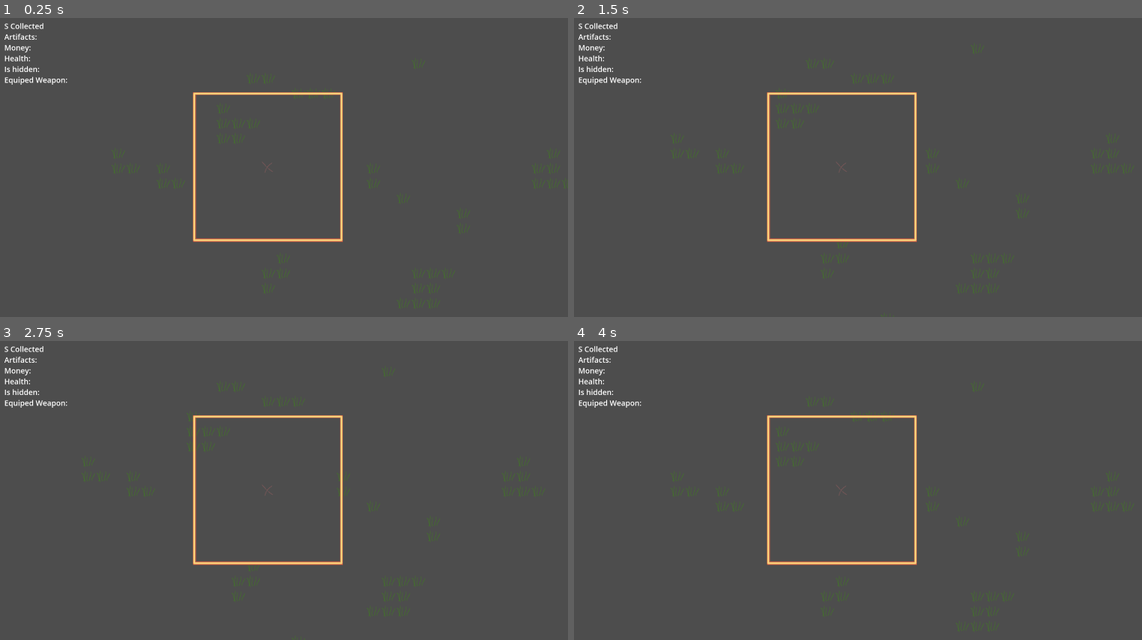
Above: before the commit, frames 1-4 (two rows, left to right).
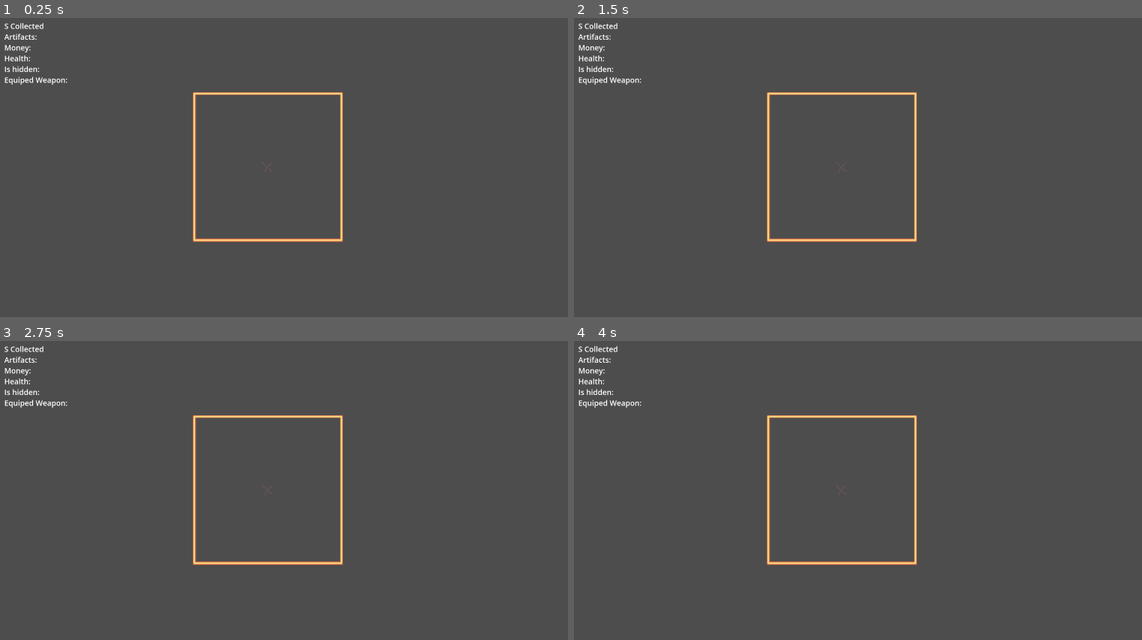
Above: after the commit, the same moments.

Repository: milomccarty99/ld-58
Game: Godot game, scene res://scenes/world.tscn
The game is run twice, just before and just after one commit, with the same random seed, the same clock (stepped at 60 frames per second) and the same inputs.
Inputs:
- Up to frame 1 (0.25 s): no input
- Up to frame 2 (1.5 s): tap Enter at 0.5 s; hold D (right) 0.53-1.28 s; tap Space at 1.25 s; hold S (down) from 1.28 s (still down)
- Up to frame 3 (2.75 s): tap Enter at 2 s; release S (down) at 2.03 s; hold D (right) from 2.03 s (still down)
- Up to frame 4 (4 s): tap Space at 2.75 s; release D (right) at 2.78 s; hold W (up) 2.78-3.53 s; tap Enter at 3.5 s; hold A (left) from 3.53 s (still down)

The runs differ from the first frame. In frame 1, 0.1% of the frame differs, in the area x 19-100%, y 14-97%; in frame 2, 0.1%, in the area x 17-99%, y 9-100%; in frame 3, 0.1%; in frame 4, 0.1%.

Commit message:
started room prefabs

Diff:
--- /dev/null
+++ b/scenes/level.gd
@@ -0,0 +1,9 @@
+extends Node2D
+
+# Boiler room :
+#	- two rooms in the center with boilers
+# 	- room made of boxes
+
+func _enter_tree() -> void:
+
+	pass
--- /dev/null
+++ b/scenes/room.gd
@@ -0,0 +1,14 @@
+extends Node2D
+
+var start = Vector2(0,0)
+var end = Vector2(10,10);
+@onready
+var tileMap = $"../../TileMapLayer"
+
+func _enter_tree()->void:
+
+	pass
+
+func _ready()->void:
+
+	pass
--- a/scenes/world.tscn
+++ b/scenes/world.tscn
@@ -1,8 +1,10 @@
-[gd_scene load_steps=10 format=3 uid="uid://xix7drsg6d8j"]
+[gd_scene load_steps=12 format=3 uid="uid://xix7drsg6d8j"]
 
 [ext_resource type="Script" uid="uid://cpguuti7aq1vi" path="res://scripts/player.gd" id="1_nnsk1"]
 [ext_resource type="Script" uid="uid://bvdv5e3gexbet" path="res://scripts/environment.gd" id="1_rwgxs"]
 [ext_resource type="Texture2D" uid="uid://bogtgqk2435pk" path="res://images/grass.png" id="2_71j4m"]
+[ext_resource type="Script" uid="uid://bjjcl8wm6mbu7" path="res://scenes/level.gd" id="2_i7141"]
+[ext_resource type="Script" uid="uid://jyw5eanxtj4p" path="res://scenes/room.gd" id="3_4mrxx"]
 [ext_resource type="Texture2D" uid="uid://vqf0qcrgc26j" path="res://images/enemny_notice.png" id="3_4wyf3"]
 [ext_resource type="Texture2D" uid="uid://cw47bufpkx0cn" path="res://images/player_x.png" id="4_k0juu"]
 
@@ -36,14 +38,19 @@
 script = ExtResource("1_rwgxs")
 
 [node name="BoilerRoom" type="Node2D" parent="Environment"]
+script = ExtResource("2_i7141")
+
+[node name="Room" type="Node2D" parent="Environment/BoilerRoom"]
+script = ExtResource("3_4mrxx")
 
 [node name="FactoryFloor1" type="Node2D" parent="Environment"]
 
 [node name="FactoryYard" type="Node2D" parent="Environment"]
 
-[node name="Shopss" type="Node2D" parent="Environment"]
+[node name="Shops" type="Node2D" parent="Environment"]
 
 [node name="SchoolStorage" type="Node2D" parent="Environment"]
+script = ExtResource("2_i7141")
 
 [node name="Backroad" type="Node2D" parent="Environment"]
 
--- a/scripts/environment.gd
+++ b/scripts/environment.gd
@@ -43,7 +43,8 @@
 	for i in range(0,2000):
 		for j in range(0,2000):
 			if noise.get_noise_2d(i,j) > .5:
-				$TileMapLayer.set_cell(Vector2(i,j),0,Vector2(0,0))
+				pass
+				#$TileMapLayer.set_cell(Vector2(i,j),0,Vector2(0,0))
 
 				# long way
 				#var new_env = exampleenv.instantiate()
Not shown, added: scenes/level.gd.uid
Not shown, added: scenes/room.gd.uid
